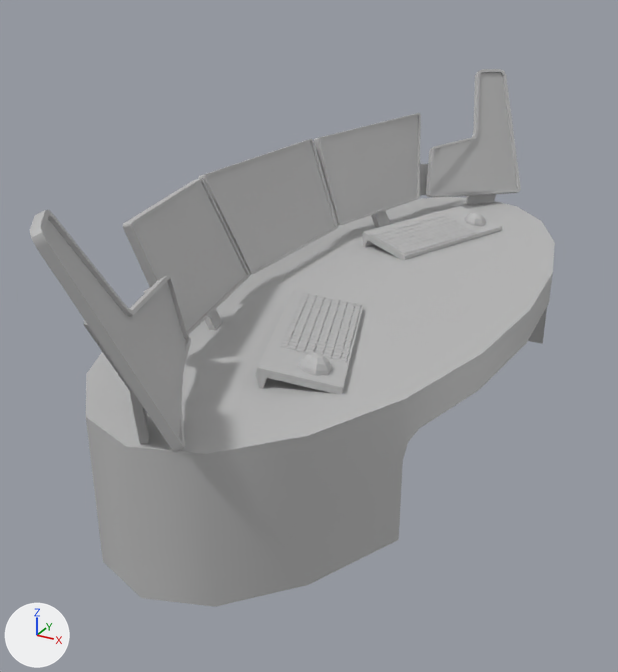
An edit to the FBX model First Person Puzzler/Assets/Art/Models/Helm.fbx, drawn before and after from the same camera.
Camera for both pictures: a camera (50 mm lens) standing at (0.092, -0.2, 0.114) and looking at (-0.01, -0.014, 0.021). Arrows for +X, +Y and +Z are at lower left; the lights stay in place. Where no turn or scale is listed for an object, it has been applied to the vertices.

The older version as bpy lines, for what is in view:
```python
mat_aiambientocclusion1 = principled_material('aiAmbientOcclusion1')
mat_aiambientocclusion1.base_color = (0.5, 0.5, 0.5)  # grey #bcbcbc
me_mesh = bpy.data.meshes.new('Mesh')
me_mesh.from_pydata(...)  # 96 vertices, 101 faces; spans x -0.045..0.045, y -0.1..0.1, z -0.017..0.017
me_mesh.materials.append(mat_aiambientocclusion1)  # grey #bcbcbc
me_mesh_001 = bpy.data.meshes.new('Mesh.001')
me_mesh_001.from_pydata(...)  # 1892 vertices, 1826 faces; spans x -0.0193..0.0193, y -0.0691..0.0691, z -0.003..0.003
me_mesh_001.materials.append(mat_aiambientocclusion1)  # grey #bcbcbc
me_mesh_002 = bpy.data.meshes.new('Mesh.002')
me_mesh_002.from_pydata(...)  # 296 vertices, 248 faces; spans x -0.024..0.024, y -0.115..0.115, z -0.021..0.021
me_mesh_002.materials.append(mat_aiambientocclusion1)  # grey #bcbcbc
me_mesh_003 = bpy.data.meshes.new('Mesh.003')
me_mesh_003.from_pydata(...)  # 104 vertices, 88 faces; spans x -0.019..0.019, y -0.11..0.11, z -0.015..0.015
me_mesh_003.materials.append(mat_aiambientocclusion1)  # grey #bcbcbc
ob_helm_keyboards = bpy.data.objects.new('Helm_Keyboards', me_mesh_001)
ob_helm_keyboards.location = (0.0055, 0.0, 0.0374)
ob_helm_metal = bpy.data.objects.new('Helm_Metal', me_mesh_003)
ob_helm_metal.location = (-0.0124, 0.0011, 0.0487)
ob_helm_monitors = bpy.data.objects.new('Helm_Monitors', me_mesh_002)
ob_helm_monitors.location = (-0.0103, 0.0008, 0.0582)
ob_helm_table = bpy.data.objects.new('Helm_Table', me_mesh)
ob_helm_table.location = (0.0, 0.0, 0.0176)
```
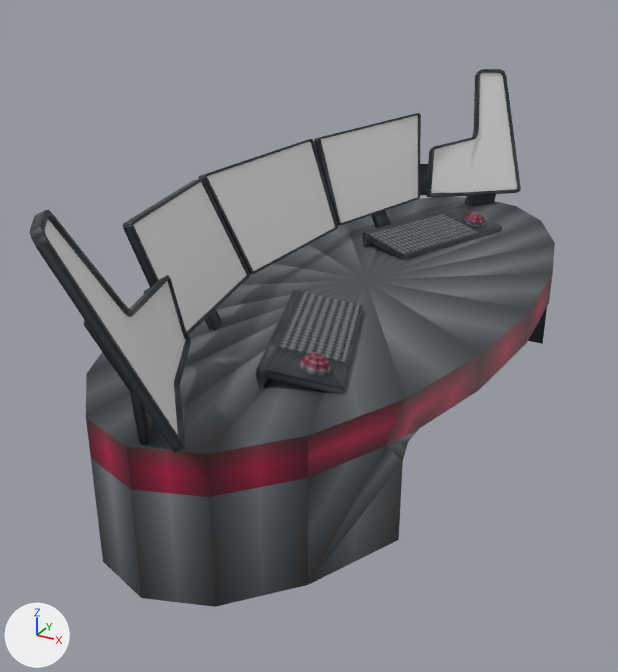
Where the newer file only moved an object's origin or applied its transform, the numbers keep the older frame.

Pixel boxes (x1, y1, x2, y2) of what changed, in the pictures (618 x 672 px):
'Helm_Table', surface changed, reshaped
    both: (86, 197, 555, 607)
'Helm_Monitors', surface changed, reshaped
    both: (30, 69, 521, 453)
'Helm_Keyboards', surface changed
    both: (256, 206, 502, 394)
'Helm_Metal', surface changed (grey to black)
    both: (84, 164, 496, 444)
part 1 of me_mesh_002, built on
    before: (45, 73, 517, 436)
    after: (45, 73, 517, 435)
part 2 of me_mesh_002, surface changed (grey to black)
    both: (30, 69, 521, 453)
part 3 of me_mesh_002, recoloured
    both: (133, 115, 418, 332)
part 4 of me_mesh, built on
    both: (308, 354, 482, 585)
part 5 of me_mesh, surface changed
    both: (86, 197, 555, 607)

Edits to the bpy script that builds the scene:
```text
Add img_colors_png:
    img_colors_png = load_image('colors.png', '../Materials/colors.png', 16, 16, 'sRGB')
Change mat_aiambientocclusion1:
    remove mat_aiambientocclusion1.base_color = (0.5, 0.5, 0.5)  # grey #bcbcbc
    add mat_aiambientocclusion1.texture = img_colors_png
    mat_aiambientocclusion1.roughness: 0.5 -> 0.553
Add mat_screen:
    mat_screen = principled_material('screen')
    mat_screen.base_color = (0.8, 0.8, 0.8)  # white #e7e7e7
Change me_mesh_002:
    used by ob_helm_monitors; location = (-0.0103, 0.0008, 0.0582)
    remove me_mesh_002.from_pydata(...)  # 296 vertices, 248 faces; spans x -0.024..0.024, y -0.115..0.115, z -0.021..0.021
    add me_mesh_002.from_pydata(...)  # 296 vertices, 387 faces; spans x -0.024..0.024, y -0.115..0.115, z -0.021..0.021
    me_mesh_002 part 1
    23 faces are deleted
    124 new faces join them, mat_aiambientocclusion1 (picture img_colors_png)
    38 new faces join them, mat_screen (white #e7e7e7)
    me_mesh_002 part 2: 225 kept faces spanning x -0.024..0.024, y -0.115..0.115, z -0.021..0.021 get new texture (UV) coordinates
    me_mesh_002 part 3: 3 faces spanning x -0.022..-0.002, y -0.075..0.075, z -0.018..0.008 switch from mat_aiambientocclusion1 (grey #bcbcbc) to mat_screen (white #e7e7e7)
Change me_mesh:
    used by ob_helm_table; location = (0.0, 0.0, 0.0176)
    remove me_mesh.from_pydata(...)  # 96 vertices, 101 faces; spans x -0.045..0.045, y -0.1..0.1, z -0.017..0.017
    add me_mesh.from_pydata(...)  # 92 vertices, 136 faces; spans x -0.045..0.045, y -0.1..0.1, z -0.017..0.017
    me_mesh part 4
    4 vertices are removed from x 0.037, y -0.059..0.059, z 0.008..0.013
    17 faces are deleted
    52 new faces join them
    me_mesh part 5: 84 kept faces spanning x -0.045..0.045, y -0.1..0.1, z -0.017..0.017 get new texture (UV) coordinates
```
